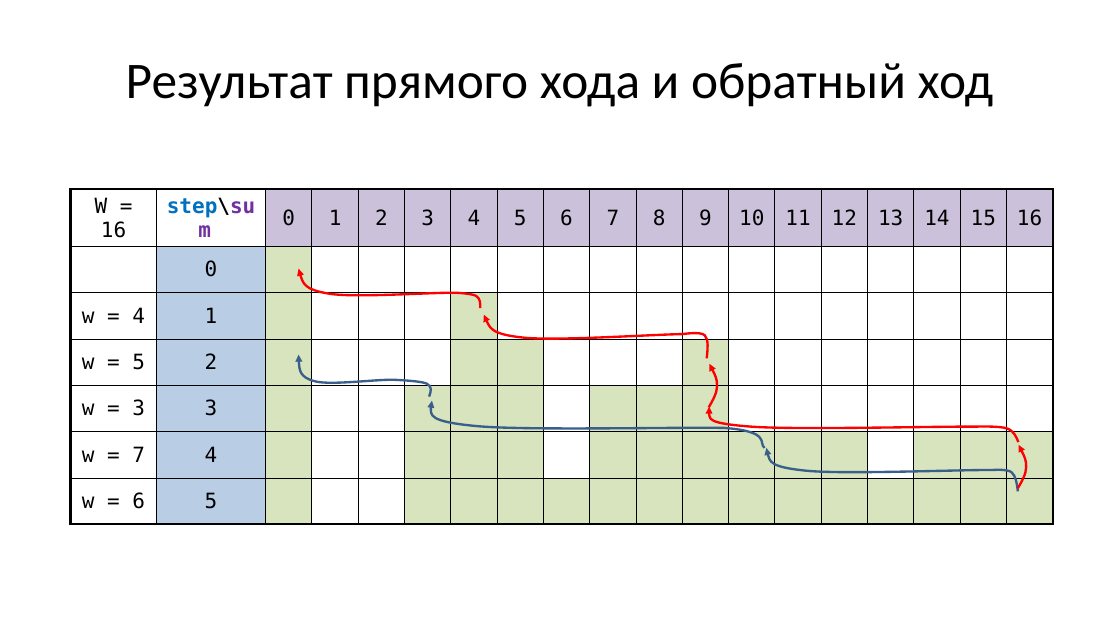
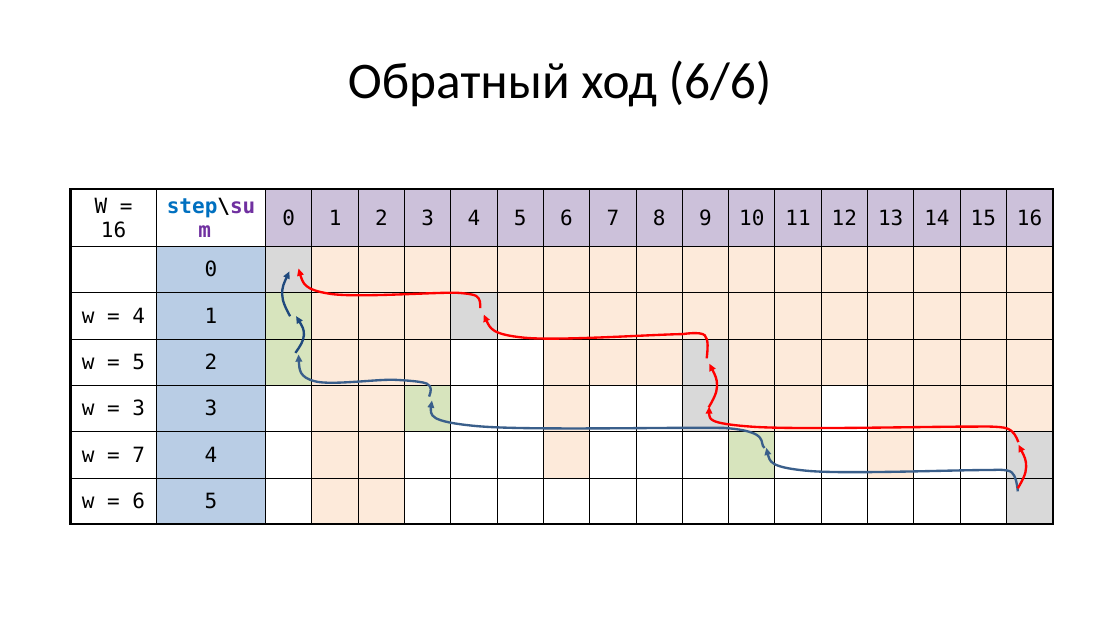
Before and after one commit to Evgueni-Petrov-aka-espetrov/Algorithms-and-Programming-in-C-pptx, a slide deck: slide 22 of 21 Динамическое программирование.pptx (slide 16 before the commit). Drawn at 1120x630 pixels with LibreOffice and Linux fonts; fonts in the diff are those of the drawing. Boxes give left, top, right and bottom in pixels: in the first picture for what was removed or moved away, otherwise in the second. Text is boxed around its words. In the diff, an @@ line names an element or a change of style, - is before the commit and + after.

Commit message:
прямой и обратный ход по кадрам; переставил суммирование и о рюкзаке

```diff
--- a/21 Динамическое программирование.pptx
+++ b/21 Динамическое программирование.pptx
@@ title at box(348, 60, 772, 107): text changed @@
-Результат прямого хода и обратный ход
+Обратный ход (6/6)
@@ table at box(71, 189, 1051, 513) @@
@@ fill #D7E4BD to #D9D9D9 in 6 cells @@
@@ fill none to #FDEADA in 6 cells @@
@@ fill #D7E4BD to none in 14 cells @@
@@ freeform shape added at box(282, 271, 291, 316), outline #1F497D 2 pt @@
@@ freeform shape added at box(296, 316, 304, 353), outline #1F497D 2 pt @@
```
Also in this commit, not shown: 8 other slides changed, 22 slides added.
